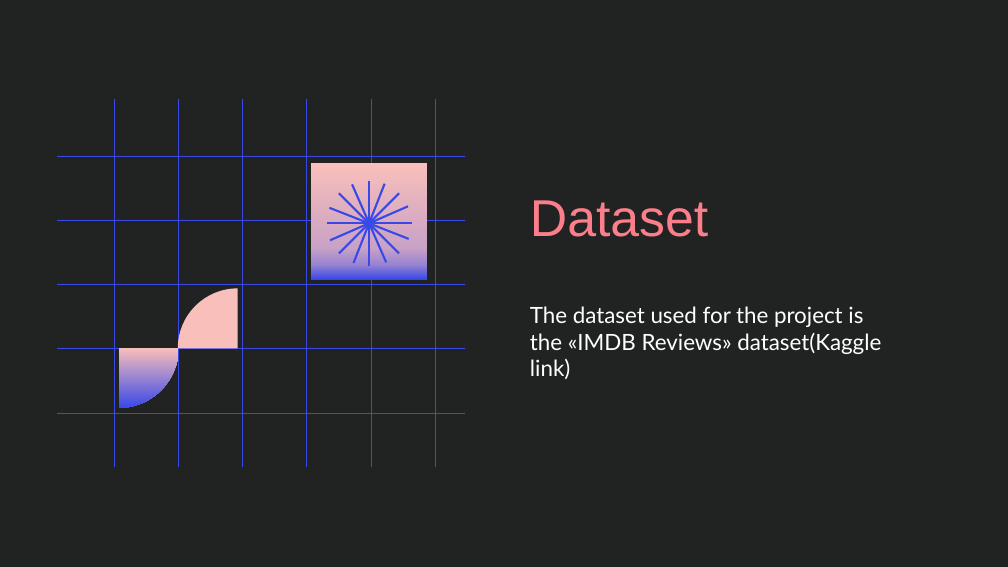
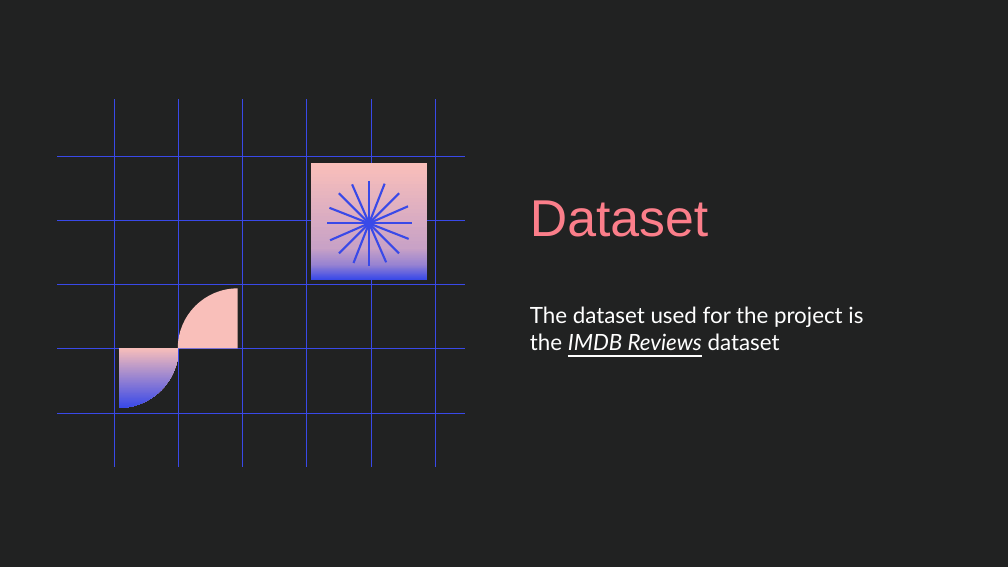
Before and after one commit to Blowdire/TextMiningProject, a slide deck: slide 5 of slideshow/TextMining-Slideshow.pptx. Drawn at 1008x567 pixels with LibreOffice and Linux fonts; fonts in the diff are those of the drawing. Boxes give left, top, right and bottom in pixels: in the first picture for what was removed or moved away, otherwise in the second. Text is boxed around its words. In the diff, an @@ line names an element or a change of style, - is before the commit and + after.

```diff
--- a/slideshow/TextMining-Slideshow.pptx
+++ b/slideshow/TextMining-Slideshow.pptx
@@ subtitle at [530,306,863,350]: text changed @@
-The dataset used for the project is the «IMDB Reviews» dataset(Kaggle link)
+The dataset used for the project is the IMDB Reviews dataset
```
Also in this commit, not shown: 24 other slides changed, 5 slides removed, 8 other files.
